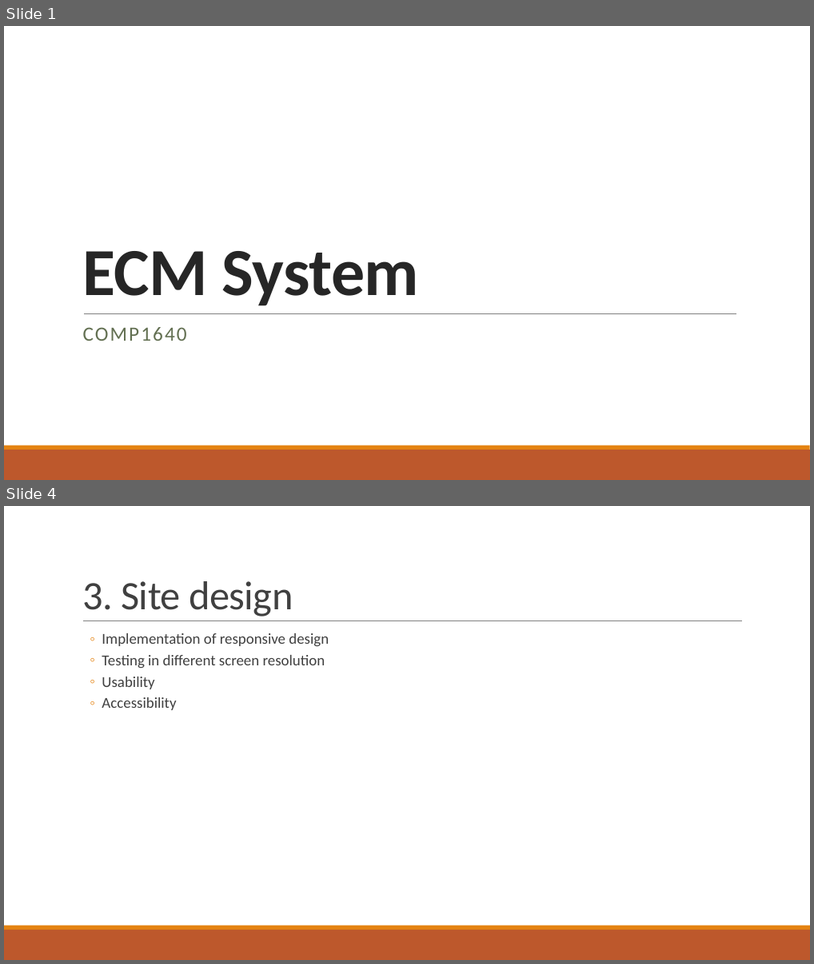
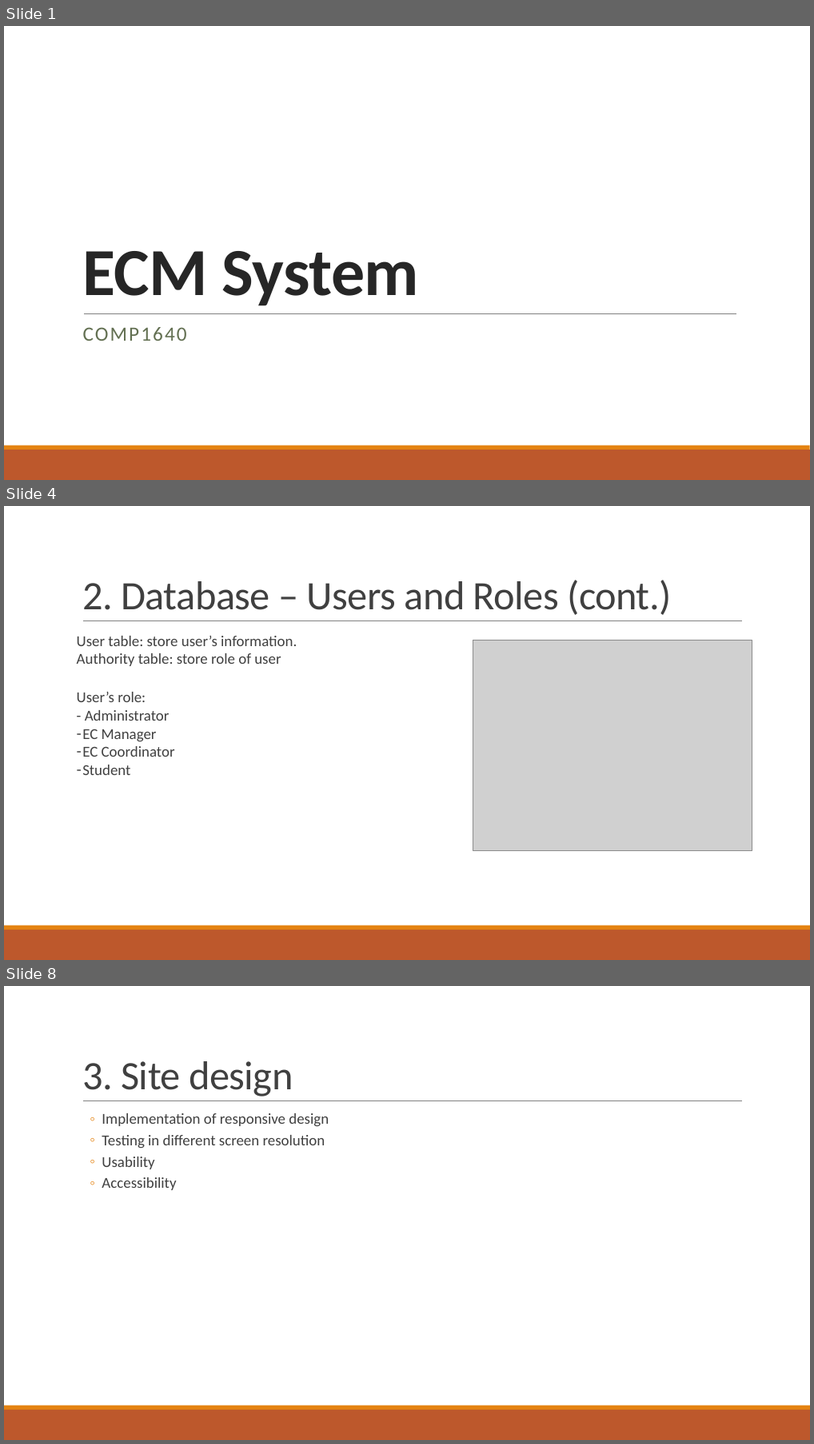
Before and after one commit to kaka-develop/ec-management, a slide deck: documents/Presentation.pptx. Shown one above the other, each under a label of ours: slides 1 and 4 before the commit, slides 1, 4 and 8 after it; the slides between them are not shown. The pictures are 814x964 and 814x1444 pixels, drawn with LibreOffice and Linux fonts; fonts in the diff are those of the drawing; grey boxes stand for pictures. Boxes give left, top, right and bottom in pixels: in the first picture for what was removed or moved away, otherwise in the second. Text is boxed around its words. In the diff, an @@ line names an element or a change of style, - is before the commit and + after.

```diff
--- a/documents/Presentation.pptx
+++ b/documents/Presentation.pptx
@@ slide 4 added at (4,506,810,960), background #FFFFFF; not listed: 3 template elements that a slide beside it also shows @@
@@ title added at (82,580,671,615), 48 pt, text #404040 @@
+2. Database – Users and Roles (cont.)
@@ text added at (77,636,297,775), 18 pt, text #404040 @@
+  User table: store user’s information.
+  Authority table: store role of user
+User’s role:
+- Administrator
+– EC Manager
+– EC Coordinator
+– Student
@@ picture added at (474,640,752,850) @@
@@ what was slide 4 is now slide 8 @@
```
Also in this commit, not shown: 2 slides changed, 4 other slides added, 2 slides removed, 6 other files.
